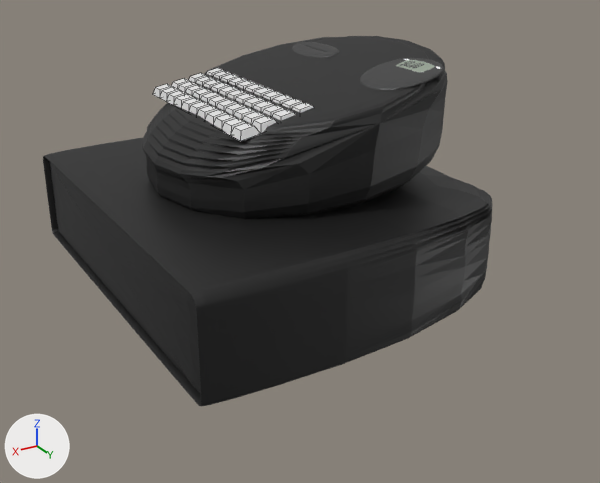
Two versions of the Blender file BlenderImports/store_items.blend, one commit apart.
Before and after are seen from a camera (50 mm lens) standing at (0.948, 1.18, 0.806) and looking at (0.27, 0.05, 0.241). The axes (+X, +Y, +Z) are drawn at lower left. The lights are the same throughout. Mesh edges are drawn as thin lines on the coarser meshes.

The first picture shows 'CashRegister', 'Keys'.
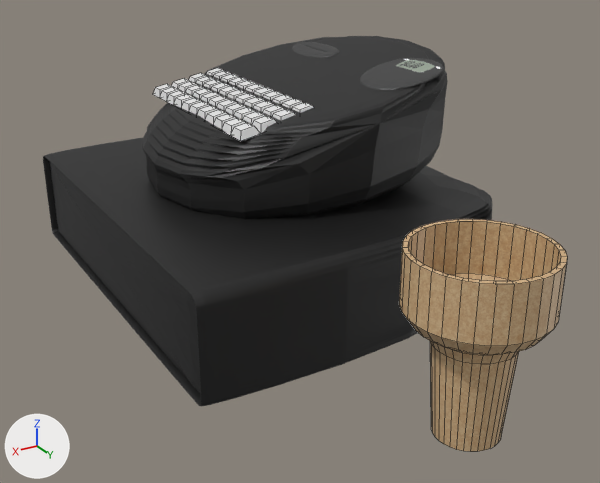
The newer file is also turned or shifted as a whole; pictures and numbers use the older file's frame.

Pixel boxes (x1, y1, x2, y2) of what changed, in the pictures (600 x 483 px):
'Cone', added (brown)
    after: (399, 219, 567, 452)

Diff of the bpy script that builds the scene:
```diff
--- a/BlenderImports/store_items.blend.py
+++ b/BlenderImports/store_items.blend.py
@@ img_wafercone_albedo_png @@
+img_wafercone_albedo_png = load_image('waferCone_albedo.png', '../Materials/Textures/WaferConeTextures/waferCone_albedo.png', 2048, 2048, 'sRGB')
@@ mat_waferconemat @@
+mat_waferconemat = principled_material('WaferConeMat')
+mat_waferconemat.texture = img_wafercone_albedo_png
@@ me_cylinder @@
+me_cylinder.from_pydata(...)  # 448 vertices, 418 faces; spans x -1.7..1.7, y -1.7..1.7, z -1.0..3.6
+me_cylinder.materials.append(mat_waferconemat)  # picture img_wafercone_albedo_png
@@ ob_cone @@
+ob_cone = bpy.data.objects.new('Cone', me_cylinder)
+ob_cone.location = (0.3, 0.52, 0.21)
+ob_cone.scale = (0.056, 0.056, 0.056)
```
